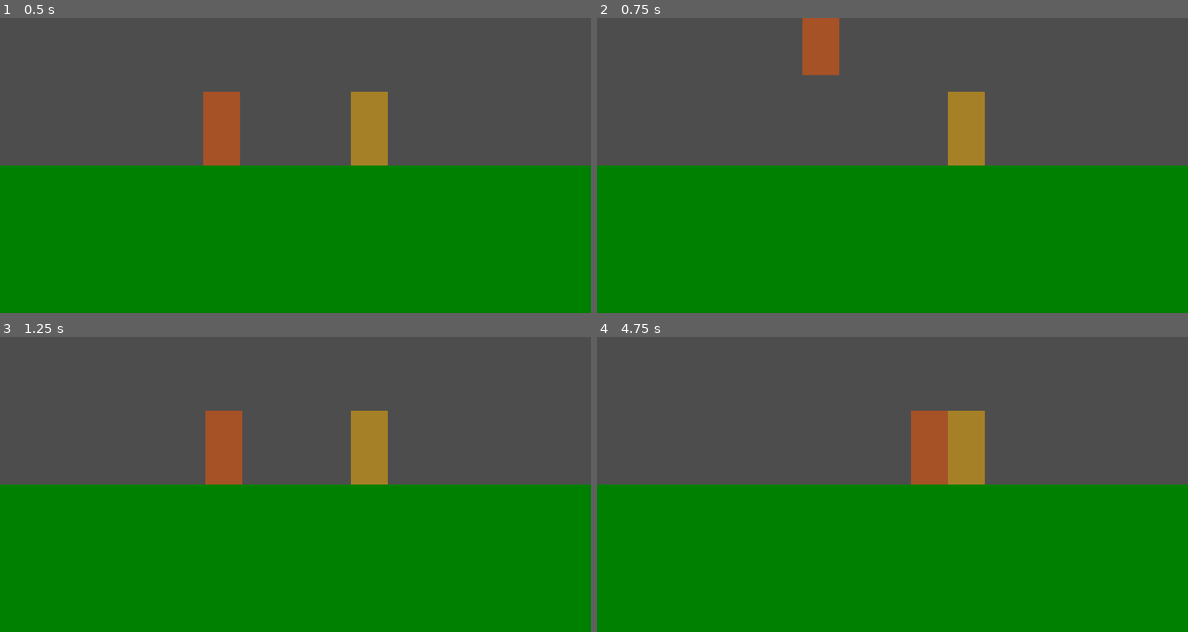
Above: before the commit, frames 1-4 (two rows, left to right).
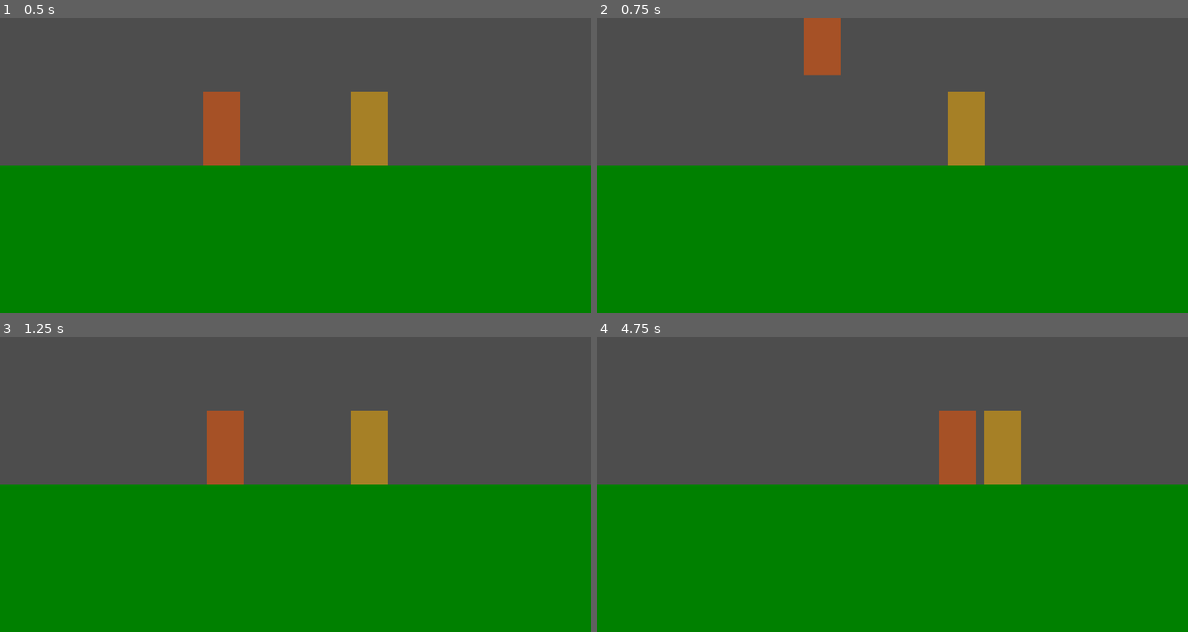
Above: after the commit, the same moments.

Repository: KYOHEI-ABC/ANPANMAN_BATTLE
Game: Godot game, scene res://main.tscn
The game is run twice, just before and just after one commit, with the same random seed, the same clock (stepped at 60 frames per second) and the same inputs.
Inputs (mouse positions are in pixels of both pictures, inside the frame that each line leads up to):
- Up to frame 1 (0.5 s): no input
- Up to frame 2 (0.75 s): tap Enter at 0.5, 0.6 s; move the mouse to (1022, 150) at 0.52 s; hold D from 0.53 s (still down); click (1022, 150) at 0.67 s
- Up to frame 3 (1.25 s): keep holding D; tap Space at 0.77 s
- Up to frame 4 (4.75 s): release D at 1.25 s; tap Space at 1.25, 3.77, 4.25 s; drag from (774, 499) to (821, 449) at 1.27 s; move the mouse to (951, 419) at 2.02 s; hold D 2.03-2.75 s; tap Enter at 2.1, 2.75, 3.6 s; drag from (862, 543) to (963, 449) at 2.77 s; move the mouse to (1069, 528) at 3.52 s; hold A 3.53-4.25 s; drag from (715, 440) to (803, 410) at 4.27 s

Frame 1 is identical in both runs. In frame 2, 0.1% of the frame differs, in the area x 34-42%, y 0-20%; in frame 3, 0.1%; in frame 4, 4.2%, in the area x 53-72%, y 25-50%.

Commit message:
Enhance character interaction and improve rival processing in game loop

Diff:
--- a/scripts/character.gd
+++ b/scripts/character.gd
@@ -22,8 +22,15 @@
 func process():
 	position += velocity
 
+
+	for area in get_overlapping_areas():
+		if area is Character:
+			area.velocity.x += 15 if area.position.x > position.x else -15
+			area.velocity.y = -15
+
+
 	velocity.y += 5
-	velocity.x = clamp(velocity.x * 0.5, -10, 10)
+	velocity.x = clamp(velocity.x * 0.7, -10, 10)
 
 	if position.y + size.y / 2 > 0:
 		position.y = - size.y / 2
--- a/scripts/main.gd
+++ b/scripts/main.gd
@@ -42,3 +42,4 @@
 func _process(delta: float) -> void:
 	input_handler.process()
 	player.process()
+	rival.process()
